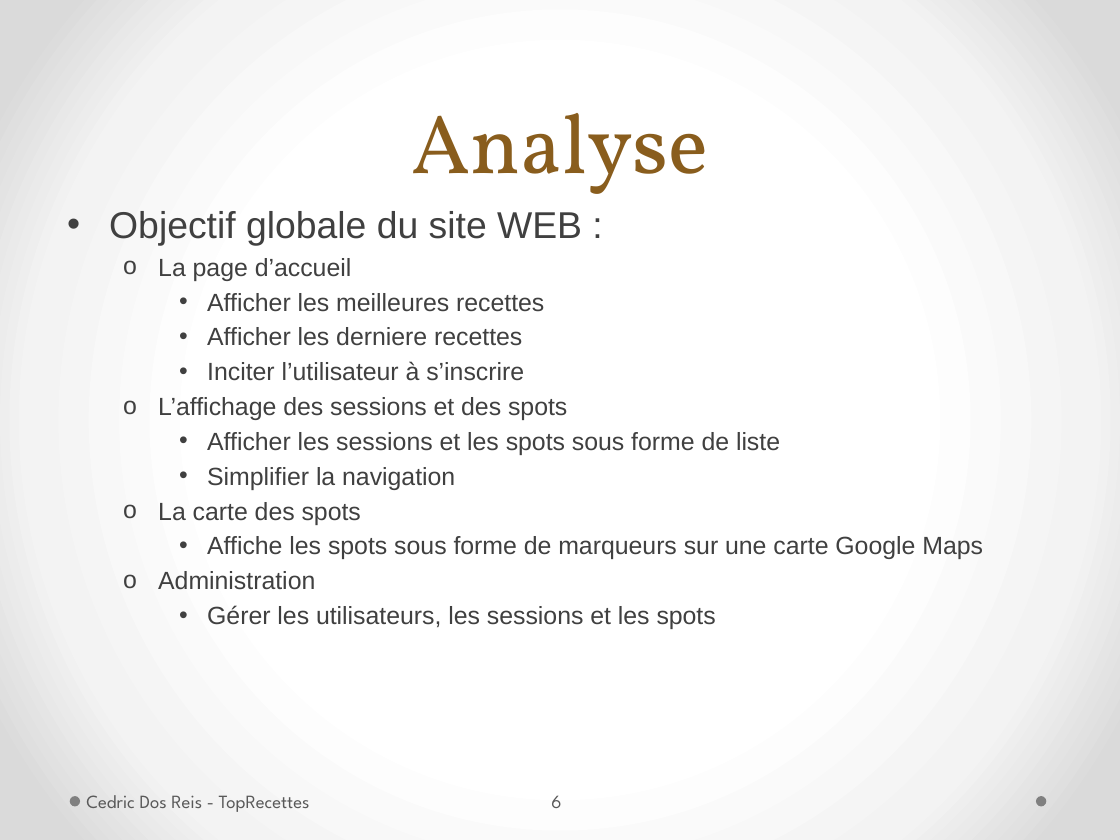
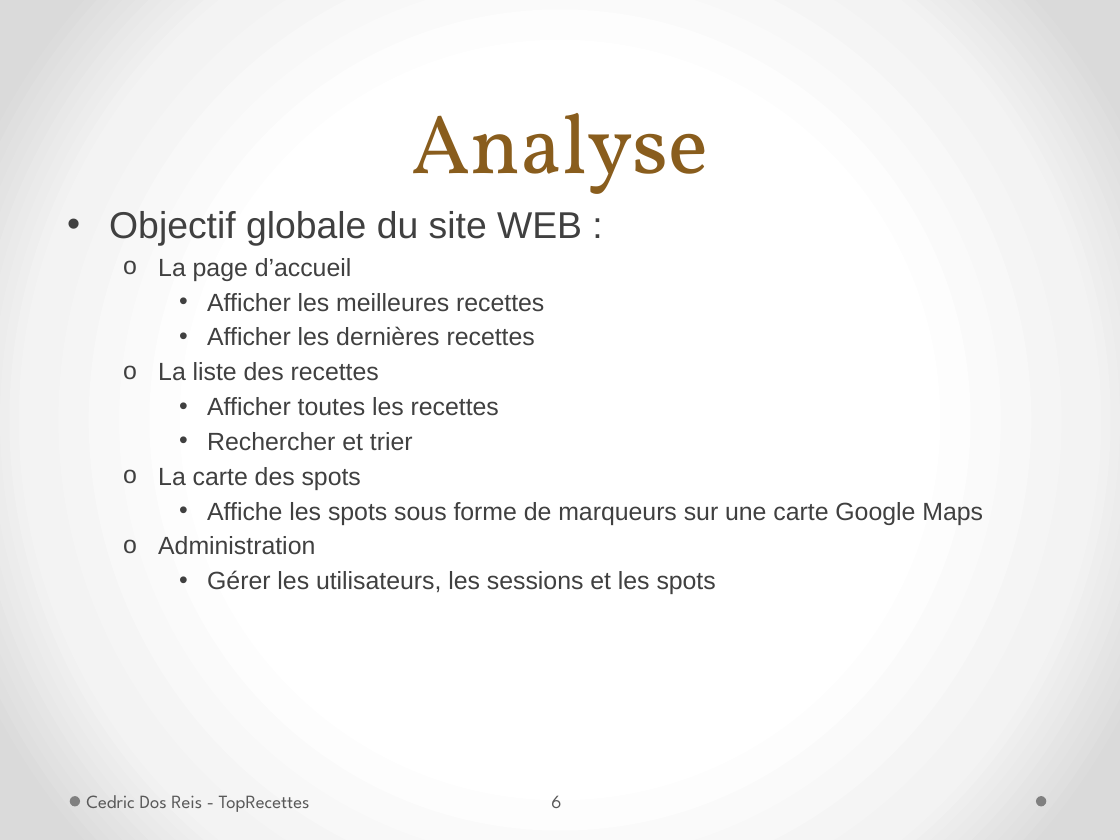
Before and after one commit to MrBeelzeBob/TopRecettes, a slide deck: slide 6 of Rendu final/PrésentationTPI2015_TopRecette.pptx. Drawn at 1120x840 pixels with LibreOffice and Linux fonts; fonts in the diff are those of the drawing. Boxes give left, top, right and bottom in pixels: in the first picture for what was removed or moved away, otherwise in the second. Text is boxed around its words. In the diff, an @@ line names an element or a change of style, - is before the commit and + after.

Commit message:
presentation

```diff
--- a/Rendu final/PrésentationTPI2015_TopRecette.pptx
+++ b/Rendu final/PrésentationTPI2015_TopRecette.pptx
@@ text at box(158, 326, 535, 451): text changed @@
-    • Afficher les derniere recettes
-    • Inciter l’utilisateur à s’inscrire
-  o L’affichage des sessions et des spots
-    • Afficher les sessions et les spots sous forme de liste
-    • Simplifier la navigation
+    • Afficher les dernières recettes
+  o La liste des recettes
+    • Afficher toutes les recettes
+    • Rechercher et trier
```
Also in this commit, not shown: 7 other slides changed, 1 other file.
